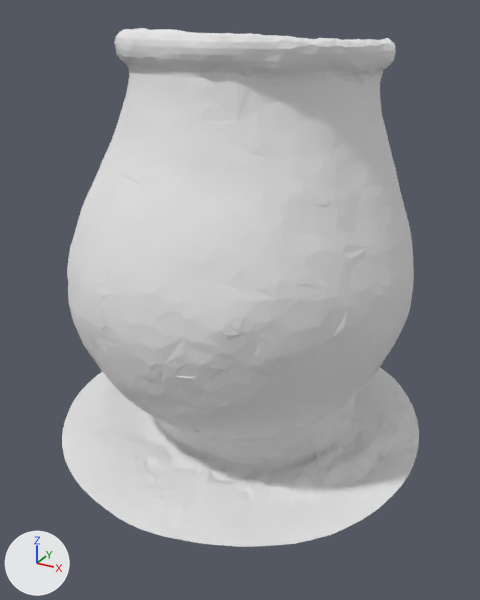
A saved change to the glTF model public/assets/models/C943.glb.
The view is the same before and after, from a 50 mm lens placed at (0.129, -0.166, 0.055), pointed at (0.019, 0.035, -0.045). Lighting does not change. The marker at lower left points along +X, +Y and +Z. Vertices at the same position are counted once.

Script lines for the objects in view, before the commit:
```python
me_mesh_0 = bpy.data.meshes.new('Mesh_0')
me_mesh_0.from_pydata(...)  # 14998 vertices, 29788 faces; spans x -0.056..0.088, y -0.032..0.112, z -0.103..0.05
me_mesh_0.materials.append(mat_material_0)  # its picture is missing
ob_mesh_0 = bpy.data.objects.new('Mesh_0', me_mesh_0)
ob_mesh_0.location = (0.0, 0.0, 0.0)
```
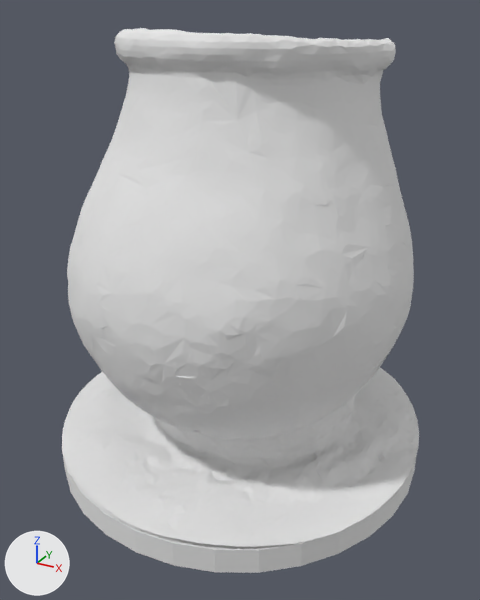
What differs and where, as boxes [x1, y1, x2, y2] in the pictures (480 x 600 px):
'Mesh_0', reshaped: before [62, 28, 419, 547]; after [62, 28, 419, 573]
part 1 of me_mesh_0, added: after [62, 447, 416, 573]

Diff of the bpy script that builds the scene:
```diff
--- a/public/assets/models/C943.glb.py
+++ b/public/assets/models/C943.glb.py
@@ me_mesh_0 @@
 # used by ob_mesh_0; location = (0.0, 0.0, 0.0)
-me_mesh_0.from_pydata(...)  # 14998 vertices, 29788 faces; spans x -0.056..0.088, y -0.032..0.112, z -0.103..0.05
+me_mesh_0.from_pydata(...)  # 15062 vertices, 29912 faces; spans x -0.056..0.088, y -0.032..0.112, z -0.113..0.05
+# me_mesh_0 part 1: a new loose piece of 64 vertices spanning x -0.056..0.088, y -0.032..0.112, z -0.113..-0.099, in mat_material_0 (its picture is missing)
 me_mesh_0.materials.append(mat_material_0)
```
